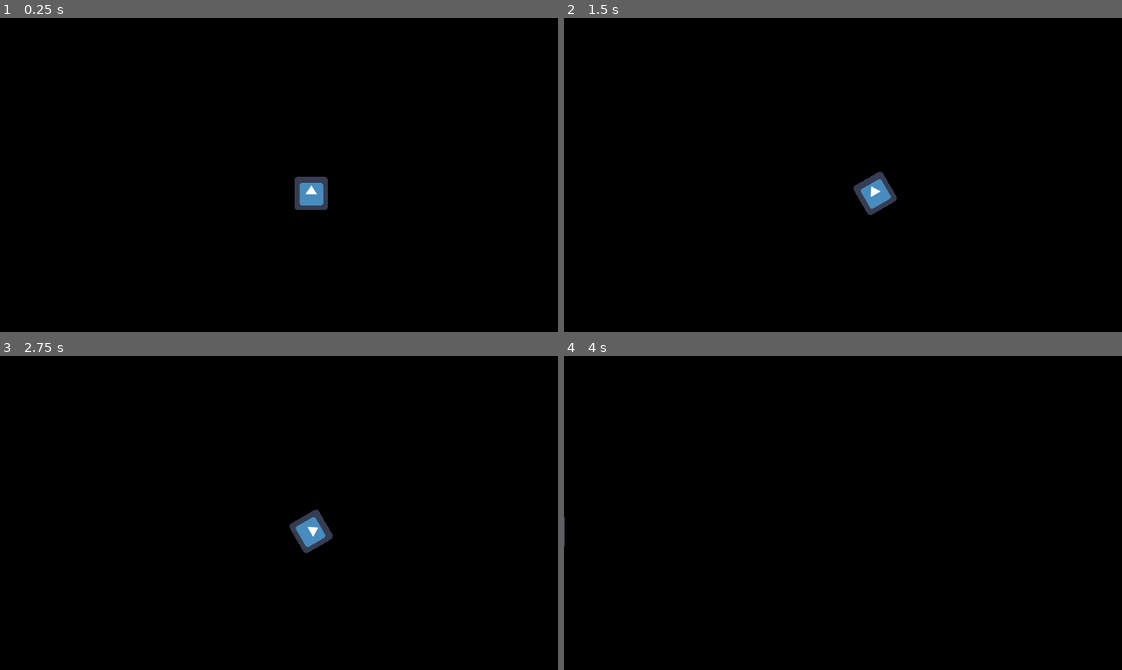
Above: before the commit, frames 1-4 (two rows, left to right).
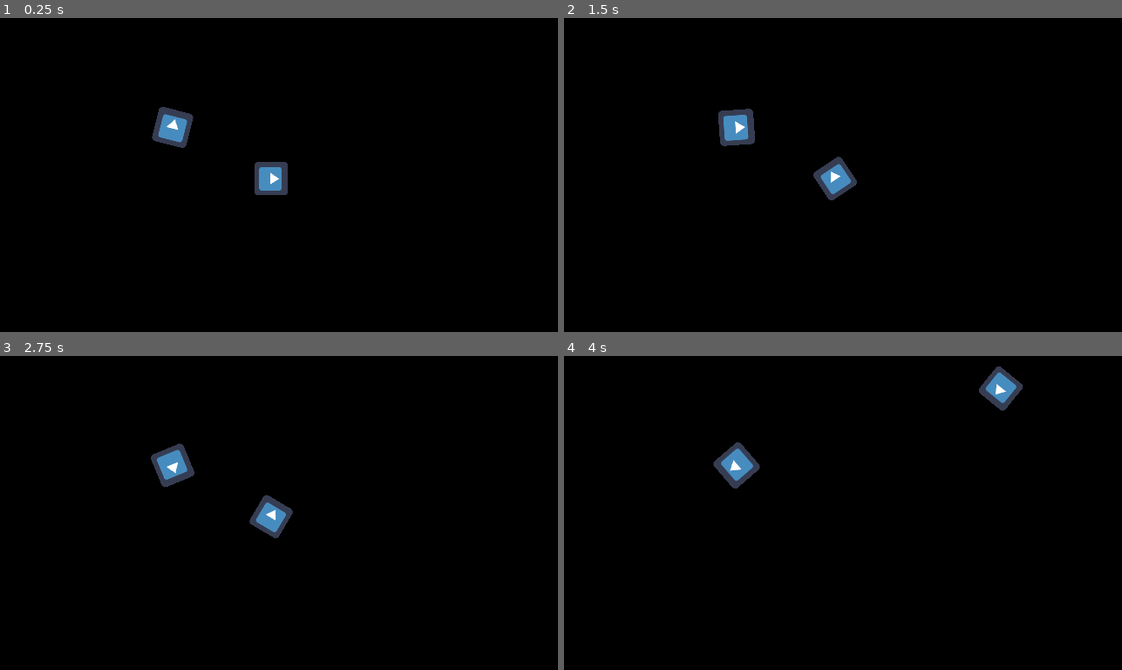
Above: after the commit, the same moments.

Repository: RJPrinceNZ/CargoSpace
Game: Godot game, scene res://World.tscn
Same seed, same stepped clock (60 frames per second), same inputs: the game is played once before the commit and once after it. The project has no main scene, so this scene is started directly. The engine's default icon, where the game draws it, is replaced by a stand-in: a white triangle on a blue panel in a dark square.
Inputs:
- Up to frame 1 (0.25 s): no input
- Up to frame 2 (1.5 s): hold Right (ui_right) 0.53-1.28 s; hold Left (ui_left) from 1.28 s (still down)
- Up to frame 3 (2.75 s): release Left (ui_left) at 2.03 s; hold Right (ui_right) from 2.03 s (still down)
- Up to frame 4 (4 s): release Right (ui_right) at 2.78 s; hold Up (ui_up) 2.78-3.53 s; hold Left (ui_left) from 3.53 s (still down)

The runs differ from the first frame. In frame 1, 1.9% of the frame differs, in the area x 27-59%, y 28-62%; in frame 2, 2.0%; in frame 3, 2.0%, in the area x 27-60%, y 27-63%; in frame 4, 1.4%.

Commit message:
New Tank Controls + Border

Diff:
--- /dev/null
+++ b/Asteroid.gd
@@ -0,0 +1,17 @@
+extends StaticBody2D
+
+
+# Declare member variables here. Examples:
+# var a = 2
+# var b = "text"
+func _process(delta):
+	rotation += 1*delta
+
+# Called when the node enters the scene tree for the first time.
+func _ready():
+	pass # Replace with function body.
+
+
+# Called every frame. 'delta' is the elapsed time since the previous frame.
+#func _process(delta):
+#	pass
--- /dev/null
+++ b/Asteroid.tscn
@@ -0,0 +1,17 @@
+[gd_scene load_steps=4 format=2]
+
+[ext_resource path="res://icon.png" type="Texture" id=1]
+[ext_resource path="res://Asteroid.gd" type="Script" id=2]
+
+[sub_resource type="RectangleShape2D" id=1]
+
+[node name="Asteroid" type="StaticBody2D"]
+script = ExtResource( 2 )
+
+[node name="icon" type="Sprite" parent="."]
+position = Vector2( 4.76837e-07, 0 )
+scale = Vector2( 0.315902, 0.315902 )
+texture = ExtResource( 1 )
+
+[node name="CollisionShape2D" type="CollisionShape2D" parent="."]
+shape = SubResource( 1 )
--- a/Player.gd
+++ b/Player.gd
@@ -1,38 +1,43 @@
-extends Area2D
+extends KinematicBody2D
 
 var velocity = Vector2()
-export var rotation_speed = 10
+export var rotation_speed = 7.5
 export var xspeed = 0
 export var yspeed = 0
 export var a = 5
+var rot_dir = 0
 var current_rotation = 0
 var moving = false
+var speed_limit = 100
 
 func _ready():
 	current_rotation = 0
+func get_vector(angle):
+	return Vector2(sin(angle), cos(angle))
 
 func _process(delta):
-	print(current_rotation)
 	if Input.is_action_pressed("ui_left"): #Rotation
-		current_rotation -= -rotation_speed
-		if current_rotation > 360:
-			current_rotation -= 360
-		if current_rotation < 0:
-			current_rotation += 360
-		rotate(-rotation_speed)
+		rot_dir -= 1
+		#current_rotation -= rotation_speed
+#		if current_rotation > 360:
+#			current_rotation -= 360
+#		if current_rotation < 0:
+#			current_rotation += 360
+		print(current_rotation)
 	if Input.is_action_pressed("ui_right"):
-		current_rotation += rotation_speed
-		if current_rotation > 360:
-			current_rotation -= 360
-		if current_rotation < 0:
-			current_rotation += 360
-		rotate(rotation_speed)
+		#current_rotation += rotation_speed
+		rot_dir += 1
+#		if current_rotation > 360:
+#			current_rotation -= 360
+#		if current_rotation < 0:
+#			current_rotation += 360
+	rotation = rotation_speed * delta * rot_dir
 	if Input.is_action_pressed("ui_up"):
-		change_speed()
-		move(xspeed,yspeed,delta)
-	else:
-		move(xspeed,yspeed,delta)
-
+		velocity = Vector2(speed_limit, 0).rotated(rotation)
+#		move_vec = move_vec.normalize()
+		#change_speed()
+		#move_and_slide(move_vec * speed_limit)
+	move_and_slide(velocity)
 func change_speed():
 	if current_rotation == 0:
 		yspeed += a
@@ -140,8 +145,6 @@
 		yspeed += a * 0.984807753
 	if current_rotation == 360:
 		yspeed += a
-func rotate(Rotation):
-	rotation_degrees += Rotation
 func move(Xspeed, Yspeed, delta):
 	moving = true
 	position.x += Xspeed * delta
--- a/Player.tscn
+++ b/Player.tscn
@@ -5,12 +5,13 @@
 
 [sub_resource type="RectangleShape2D" id=1]
 
-[node name="Player" type="Area2D"]
+[node name="Player" type="KinematicBody2D"]
 script = ExtResource( 1 )
+
+[node name="icon" type="Sprite" parent="."]
+rotation = 1.5708
+scale = Vector2( 0.301312, 0.301312 )
+texture = ExtResource( 2 )
 
 [node name="CollisionShape2D" type="CollisionShape2D" parent="."]
 shape = SubResource( 1 )
-
-[node name="icon" type="Sprite" parent="."]
-scale = Vector2( 0.301312, 0.301312 )
-texture = ExtResource( 2 )
--- /dev/null
+++ b/Wall.tscn
@@ -0,0 +1,24 @@
+[gd_scene load_steps=2 format=2]
+
+[sub_resource type="RectangleShape2D" id=1]
+extents = Vector2( 161.257, 1.08442 )
+
+[node name="Wall" type="StaticBody2D"]
+
+[node name="CollisionShape2D4" type="CollisionShape2D" parent="."]
+position = Vector2( 320, 90 )
+rotation = 1.5708
+shape = SubResource( 1 )
+
+[node name="CollisionShape2D3" type="CollisionShape2D" parent="."]
+position = Vector2( 0, 90 )
+rotation = 1.5708
+shape = SubResource( 1 )
+
+[node name="CollisionShape2D" type="CollisionShape2D" parent="."]
+position = Vector2( 160, 0 )
+shape = SubResource( 1 )
+
+[node name="CollisionShape2D2" type="CollisionShape2D" parent="."]
+position = Vector2( 160, 180 )
+shape = SubResource( 1 )
--- a/World.tscn
+++ b/World.tscn
@@ -1,6 +1,8 @@
-[gd_scene load_steps=2 format=2]
+[gd_scene load_steps=4 format=2]
 
 [ext_resource path="res://Player.tscn" type="PackedScene" id=1]
+[ext_resource path="res://Asteroid.tscn" type="PackedScene" id=2]
+[ext_resource path="res://Wall.tscn" type="PackedScene" id=3]
 
 [node name="World" type="Node"]
 
@@ -13,4 +15,9 @@
 }
 
 [node name="Player" parent="." instance=ExtResource( 1 )]
-position = Vector2( 178.45, 100.547 )
+position = Vector2( 155.515, 92.068 )
+
+[node name="Asteroid" parent="." instance=ExtResource( 2 )]
+position = Vector2( 99.0015, 62.7307 )
+
+[node name="Wall" parent="." instance=ExtResource( 3 )]
